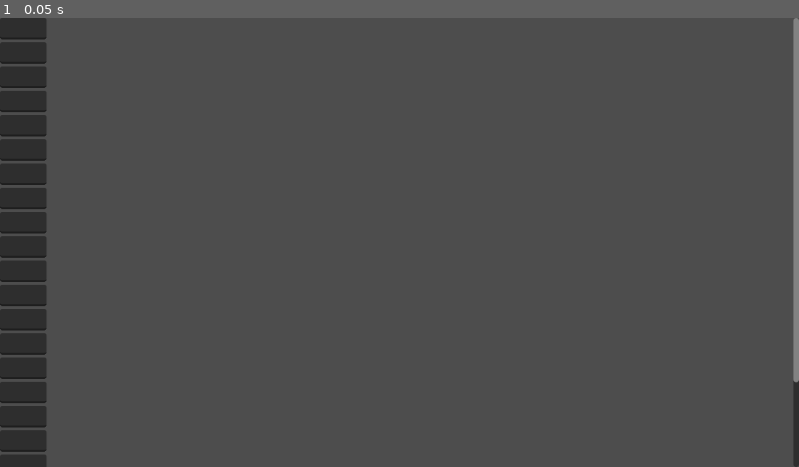
Above: before the commit, frame 1.
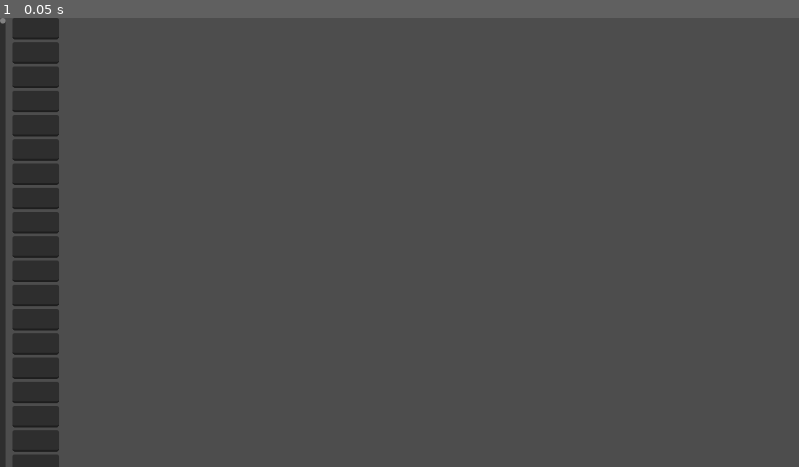
Above: after the commit, the same moment.

Repository: DodgyMerchant/Zero-Sievert-GNRv2
Game: Godot game, scene res://TEST.tscn
Two runs of this game, one before a commit and one after it. Both use one fixed random seed, a clock stepped at 60 frames per second and the inputs below. This scene is started directly instead of the project's main scene.
Inputs:
- Up to frame 1 (0.05 s): no input

The runs differ from the first frame. In frame 1, 2.8% of the frame differs, in the area x 0-100%, y 0-100%.

Commit message:
Data and key display done.

Diff:
--- a/TEST.tscn
+++ b/TEST.tscn
@@ -8,83 +8,84 @@
 grow_horizontal = 2
 grow_vertical = 2
 
-[node name="ScrollContainer" type="ScrollContainer" parent="."]
+[node name="HBoxContainer" type="HBoxContainer" parent="."]
 layout_mode = 1
-anchors_preset = 15
+anchors_preset = 10
 anchor_right = 1.0
-anchor_bottom = 1.0
+offset_bottom = 801.0
 grow_horizontal = 2
-grow_vertical = 2
-follow_focus = true
 
-[node name="VBoxContainer" type="VBoxContainer" parent="ScrollContainer"]
+[node name="VScrollBar" type="VScrollBar" parent="HBoxContainer"]
 layout_mode = 2
 
-[node name="LineEdit" type="LineEdit" parent="ScrollContainer/VBoxContainer"]
+[node name="VBoxContainer" type="VBoxContainer" parent="HBoxContainer"]
 layout_mode = 2
 
-[node name="LineEdit2" type="LineEdit" parent="ScrollContainer/VBoxContainer"]
+[node name="LineEdit" type="LineEdit" parent="HBoxContainer/VBoxContainer"]
 layout_mode = 2
 
-[node name="LineEdit3" type="LineEdit" parent="ScrollContainer/VBoxContainer"]
+[node name="LineEdit2" type="LineEdit" parent="HBoxContainer/VBoxContainer"]
 layout_mode = 2
 
-[node name="LineEdit4" type="LineEdit" parent="ScrollContainer/VBoxContainer"]
+[node name="LineEdit3" type="LineEdit" parent="HBoxContainer/VBoxContainer"]
 layout_mode = 2
 
-[node name="LineEdit5" type="LineEdit" parent="ScrollContainer/VBoxContainer"]
+[node name="LineEdit4" type="LineEdit" parent="HBoxContainer/VBoxContainer"]
 layout_mode = 2
 
-[node name="LineEdit6" type="LineEdit" parent="ScrollContainer/VBoxContainer"]
+[node name="LineEdit5" type="LineEdit" parent="HBoxContainer/VBoxContainer"]
 layout_mode = 2
 
-[node name="LineEdit7" type="LineEdit" parent="ScrollContainer/VBoxContainer"]
+[node name="LineEdit6" type="LineEdit" parent="HBoxContainer/VBoxContainer"]
 layout_mode = 2
 
-[node name="LineEdit8" type="LineEdit" parent="ScrollContainer/VBoxContainer"]
+[node name="LineEdit7" type="LineEdit" parent="HBoxContainer/VBoxContainer"]
 layout_mode = 2
 
-[node name="LineEdit9" type="LineEdit" parent="ScrollContainer/VBoxContainer"]
+[node name="LineEdit8" type="LineEdit" parent="HBoxContainer/VBoxContainer"]
 layout_mode = 2
 
-[node name="LineEdit10" type="LineEdit" parent="ScrollContainer/VBoxContainer"]
+[node name="LineEdit9" type="LineEdit" parent="HBoxContainer/VBoxContainer"]
 layout_mode = 2
 
-[node name="LineEdit11" type="LineEdit" parent="ScrollContainer/VBoxContainer"]
+[node name="LineEdit10" type="LineEdit" parent="HBoxContainer/VBoxContainer"]
 layout_mode = 2
 
-[node name="LineEdit12" type="LineEdit" parent="ScrollContainer/VBoxContainer"]
+[node name="LineEdit11" type="LineEdit" parent="HBoxContainer/VBoxContainer"]
 layout_mode = 2
 
-[node name="LineEdit13" type="LineEdit" parent="ScrollContainer/VBoxContainer"]
+[node name="LineEdit12" type="LineEdit" parent="HBoxContainer/VBoxContainer"]
 layout_mode = 2
 
-[node name="LineEdit14" type="LineEdit" parent="ScrollContainer/VBoxContainer"]
+[node name="LineEdit13" type="LineEdit" parent="HBoxContainer/VBoxContainer"]
 layout_mode = 2
 
-[node name="LineEdit15" type="LineEdit" parent="ScrollContainer/VBoxContainer"]
+[node name="LineEdit14" type="LineEdit" parent="HBoxContainer/VBoxContainer"]
 layout_mode = 2
 
-[node name="LineEdit16" type="LineEdit" parent="ScrollContainer/VBoxContainer"]
+[node name="LineEdit15" type="LineEdit" parent="HBoxContainer/VBoxContainer"]
 layout_mode = 2
 
-[node name="LineEdit17" type="LineEdit" parent="ScrollContainer/VBoxContainer"]
+[node name="LineEdit16" type="LineEdit" parent="HBoxContainer/VBoxContainer"]
 layout_mode = 2
 
-[node name="LineEdit18" type="LineEdit" parent="ScrollContainer/VBoxContainer"]
+[node name="LineEdit17" type="LineEdit" parent="HBoxContainer/VBoxContainer"]
 layout_mode = 2
 
-[node name="LineEdit19" type="LineEdit" parent="ScrollContainer/VBoxContainer"]
+[node name="LineEdit18" type="LineEdit" parent="HBoxContainer/VBoxContainer"]
 layout_mode = 2
 
-[node name="LineEdit20" type="LineEdit" parent="ScrollContainer/VBoxContainer"]
+[node name="LineEdit19" type="LineEdit" parent="HBoxContainer/VBoxContainer"]
 layout_mode = 2
 
-[node name="LineEdit21" type="LineEdit" parent="ScrollContainer/VBoxContainer"]
+[node name="LineEdit20" type="LineEdit" parent="HBoxContainer/VBoxContainer"]
 layout_mode = 2
 
-[node name="LineEdit22" type="LineEdit" parent="ScrollContainer/VBoxContainer"]
+[node name="LineEdit21" type="LineEdit" parent="HBoxContainer/VBoxContainer"]
 layout_mode = 2
 
-[node name="LineEdit23" type="LineEdit" parent="ScrollContainer/VBoxContainer"]
+[node name="LineEdit22" type="LineEdit" parent="HBoxContainer/VBoxContainer"]
 layout_mode = 2
+
+[node name="LineEdit23" type="LineEdit" parent="HBoxContainer/VBoxContainer"]
+layout_mode = 2
--- a/data screen/DataField.tscn
+++ b/data screen/DataField.tscn
@@ -15,6 +15,7 @@
 unique_name_in_owner = true
 layout_mode = 2
 size_flags_horizontal = 3
-text = "Placeholder"
+placeholder_text = "Placeholder"
+expand_to_text_length = true
 clear_button_enabled = true
 caret_blink = true
--- a/data screen/DataList.tscn
+++ b/data screen/DataList.tscn
@@ -1,25 +1,35 @@
-[gd_scene load_steps=2 format=3 uid="uid://bfbbxhovw8a66"]
+[gd_scene load_steps=4 format=3 uid="uid://bfbbxhovw8a66"]
 
 [ext_resource type="Script" path="res://data screen/data_list.gd" id="1_4ba3q"]
+[ext_resource type="PackedScene" uid="uid://dfwuv2rcgmplu" path="res://data screen/DataField.tscn" id="2_5dwku"]
+[ext_resource type="Script" path="res://data screen/scroll_container.gd" id="2_i1r4h"]
 
 [node name="DataList" type="TabContainer"]
-offset_right = 395.0
-offset_bottom = 337.0
-size_flags_horizontal = 3
-size_flags_vertical = 3
+anchors_preset = 9
+anchor_bottom = 1.0
+offset_right = 62.0
+grow_vertical = 2
 current_tab = 0
 clip_tabs = false
-drag_to_rearrange_enabled = true
+all_tabs_in_front = true
 tabs_rearrange_group = 0
 use_hidden_tabs_for_min_size = true
 script = ExtResource("1_4ba3q")
+DATA_FIELD = ExtResource("2_5dwku")
 
 [node name="Title" type="PanelContainer" parent="."]
 unique_name_in_owner = true
-clip_contents = true
 layout_mode = 2
 metadata/_tab_index = 0
 
-[node name="DataList" type="VBoxContainer" parent="Title"]
+[node name="SyncedScrollContainer" type="ScrollContainer" parent="Title"]
+layout_mode = 2
+follow_focus = true
+horizontal_scroll_mode = 0
+script = ExtResource("2_i1r4h")
+
+[node name="DataList" type="VBoxContainer" parent="Title/SyncedScrollContainer"]
 unique_name_in_owner = true
 layout_mode = 2
+size_flags_horizontal = 0
+size_flags_vertical = 0
--- /dev/null
+++ b/data screen/KeyField.tscn
@@ -0,0 +1,11 @@
+[gd_scene load_steps=3 format=3 uid="uid://b6vjtkstuwj5e"]
+
+[ext_resource type="PackedScene" uid="uid://dfwuv2rcgmplu" path="res://data screen/DataField.tscn" id="1_66wdy"]
+[ext_resource type="Script" path="res://data screen/key_field.gd" id="2_v1ayf"]
+
+[node name="HBoxContainer" instance=ExtResource("1_66wdy")]
+script = ExtResource("2_v1ayf")
+
+[node name="LineEdit" parent="." index="0"]
+editable = false
+flat = true
--- a/data screen/data_field.gd
+++ b/data screen/data_field.gd
@@ -8,9 +8,6 @@
 
 @onready var line_edit: LineEdit = %LineEdit
 
-# Called when the node enters the scene tree for the first time.
-func _ready() -> void:
-	pass # Replace with function body.
-
-func set_text(text):
+func setup(key: String, text: String):
+	data_key = key
 	line_edit.text = text
--- a/data screen/data_list.gd
+++ b/data screen/data_list.gd
@@ -10,7 +10,8 @@
 		if panel != null && newName != "":
 			panel.name = newName
 
-const DATA_FIELD = preload("res://data screen/DataField.tscn")
+@export var DATA_FIELD: PackedScene
+
 @onready var panel: PanelContainer = %Title
 @onready var field_List: VBoxContainer = %DataList
 
@@ -23,7 +24,6 @@
 	else:
 		Globals.DV_MasterList_Updated.connect(_on_masterList_updated)
 
-
 #region child managemant
 
 func _create_field_from_data(gData: Gun_Name_Data, key: String):
@@ -32,8 +32,7 @@
 func _create_field(key: String, text: String) -> Data_Field:
 	var obj = DATA_FIELD.instantiate()
 	field_List.add_child(obj)
-	obj.set_text(text)
-	obj.data_key = key
+	obj.setup(key, text)
 	return obj
 
 func _remove_field(field: LineEdit):
--- a/data screen/data_screen.tscn
+++ b/data screen/data_screen.tscn
@@ -1,8 +1,9 @@
-[gd_scene load_steps=4 format=3 uid="uid://bcye2o1i05lk5"]
+[gd_scene load_steps=5 format=3 uid="uid://bcye2o1i05lk5"]
 
 [ext_resource type="Script" path="res://data screen/data_screen.gd" id="1_y3r8t"]
 [ext_resource type="PackedScene" uid="uid://bfbbxhovw8a66" path="res://data screen/DataList.tscn" id="2_q4srk"]
 [ext_resource type="Script" path="res://data screen/key_list.gd" id="3_edaui"]
+[ext_resource type="PackedScene" uid="uid://b6vjtkstuwj5e" path="res://data screen/KeyField.tscn" id="4_8s333"]
 
 [node name="Data_Screen" type="MarginContainer"]
 anchors_preset = 10
@@ -15,12 +16,13 @@
 
 [node name="HBoxContainer" type="HBoxContainer" parent="."]
 layout_mode = 2
+theme_type_variation = &"CloseHBox"
 
 [node name="Keys" parent="HBoxContainer" instance=ExtResource("2_q4srk")]
 layout_mode = 2
-size_flags_horizontal = 1
 script = ExtResource("3_edaui")
 title = "Keys"
+DATA_FIELD = ExtResource("4_8s333")
 
 [node name="GameData" parent="HBoxContainer" instance=ExtResource("2_q4srk")]
 layout_mode = 2
@@ -29,8 +31,7 @@
 [node name="Lists" type="HBoxContainer" parent="HBoxContainer"]
 unique_name_in_owner = true
 layout_mode = 2
-size_flags_horizontal = 2
-size_flags_vertical = 0
+theme_type_variation = &"CloseHBox"
 
 [node name="PanelContainer" type="PanelContainer" parent="HBoxContainer/Lists"]
 layout_mode = 2
--- /dev/null
+++ b/data screen/key_field.gd
@@ -0,0 +1,6 @@
+extends Data_Field
+class_name Key_Field
+
+func setup(key: String, text: String):
+	data_key = key
+	line_edit.text = key
--- a/data screen/key_list.gd
+++ b/data screen/key_list.gd
@@ -5,12 +5,10 @@
 ## fkdjsfkjhdkjfd
 class_name Key_List
 
-# Called when the node enters the scene tree for the first time.
-func _ready() -> void:
-	if Engine.is_editor_hint():
-		pass
-	else:
-		Globals.DV_MasterList_Updated.connect(_on_masterList_updated)
+func _create_field(key: String, text: String) -> Data_Field:
+	var obj: Data_Field = super(key, text)
+	obj.line_edit.editable = false
+	return obj
 
 func _on_masterList_updated(masterList):
 	super(masterList)
--- /dev/null
+++ b/data screen/scroll_container.gd
@@ -0,0 +1,17 @@
+extends ScrollContainer
+
+
+# Called when the node enters the scene tree for the first time.
+func _ready() -> void:
+
+	get_v_scroll_bar().scrolling.connect(_on_scroll)
+	Globals.DV_listScroll_Updated.connect(_on_scroll_updated)
+
+	pass # Replace with function body.
+
+func _on_scroll():
+	Globals.DV_listScroll_Updated.emit(self, scroll_vertical)
+
+func _on_scroll_updated(origin: Control, value: int):
+	if origin != self:
+		scroll_vertical = value
--- a/general/globals.gd
+++ b/general/globals.gd
@@ -14,6 +14,10 @@
 ## signals that the master list in the data view was updated.
 signal DV_MasterList_Updated(masterList: Array[String])
 
+@warning_ignore("unused_signal")
+signal DV_listScroll_Updated(origin: Control, value: int)
+
+
 #endregion
 
 var Loader = preload("res://general/Loader.gd").new()
--- a/theme/default_theme.tres
+++ b/theme/default_theme.tres
@@ -8,6 +8,8 @@
 bg_color = Color(0.180392, 0.180392, 0.180392, 1)
 
 [resource]
+CloseHBox/base_type = &"HBoxContainer"
+CloseHBox/constants/separation = 0
 HBoxContainer/constants/separation = 10
 MenuVBoxContainer/base_type = &"VBoxContainer"
 MenuVBoxContainer/constants/separation = 20
